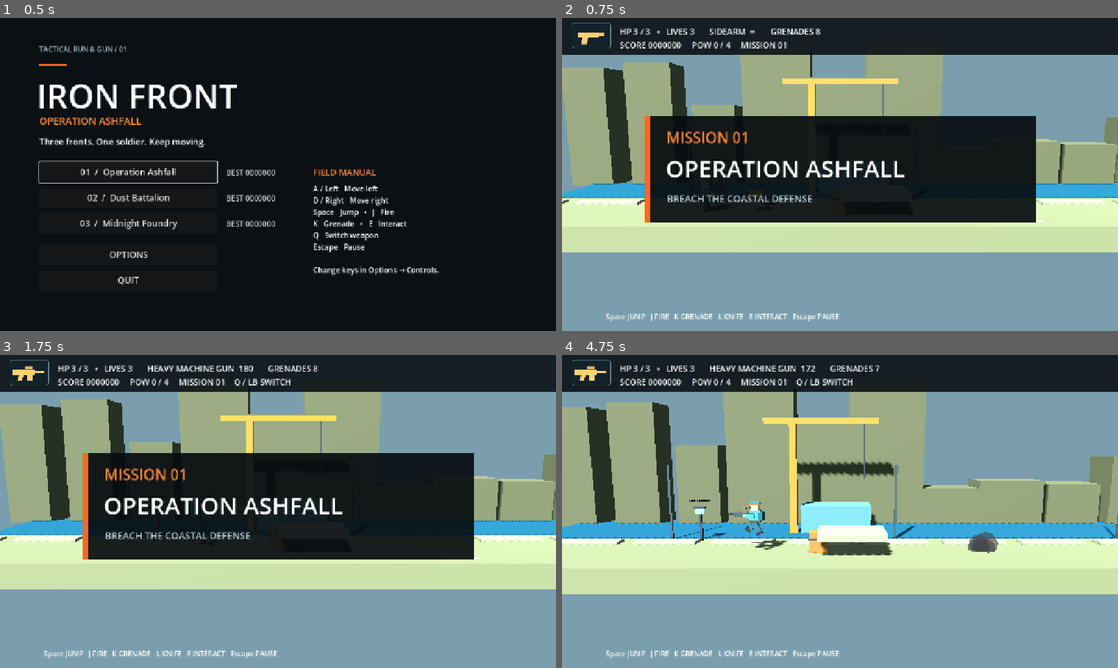
Above: before the commit, frames 1-4 (two rows, left to right).
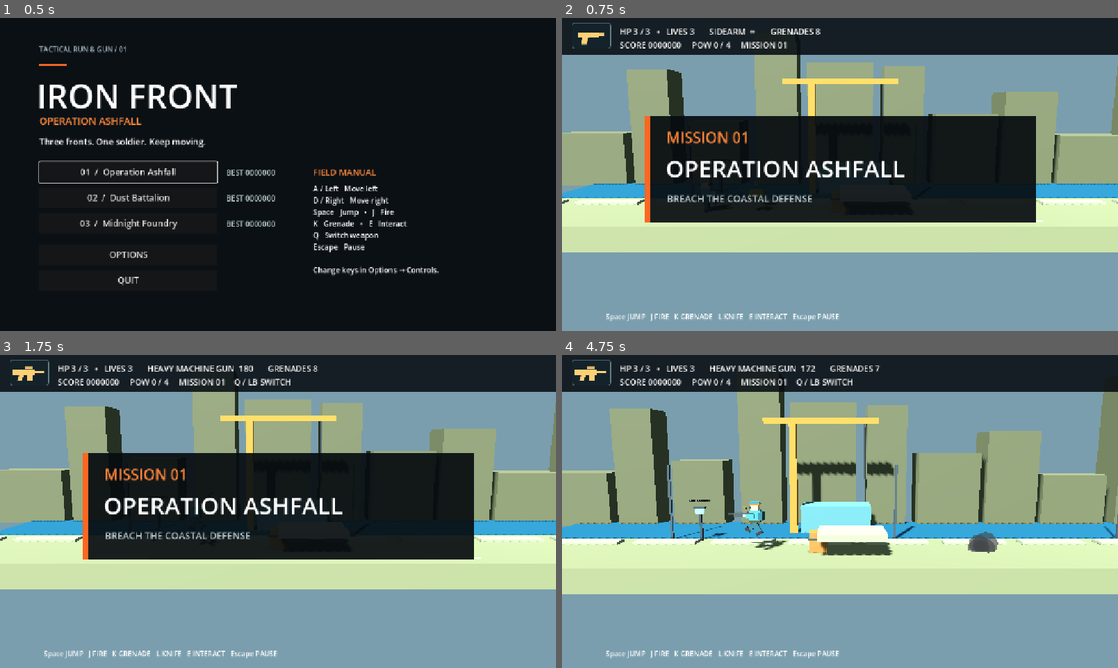
Above: after the commit, the same moments.

Repository: GEEGEEGOOGOO/Iron-Front-
Game: Godot game, scene res://scenes/main.tscn
The game is run twice, just before and just after one commit, with the same random seed, the same clock (stepped at 60 frames per second) and the same inputs.
Inputs (mouse positions are in pixels of both pictures, inside the frame that each line leads up to):
- Up to frame 1 (0.5 s): no input
- Up to frame 2 (0.75 s): click "01 / Operation Ashfall" at 0.5 s
- Up to frame 3 (1.75 s): tap Enter at 1.25 s; move the mouse to (400, 495) at 1.27 s; hold D (move_right) from 1.28 s (still down); hold W (aim_up) from 1.28 s (still down); click (400, 495) at 1.42 s; tap Space (jump) at 1.52 s
- Up to frame 4 (4.75 s): move the mouse to (728, 527) at 2.02 s; release D (move_right) at 2.03 s; release W (aim_up) at 2.03 s; hold Down 2.03-2.78 s; tap S (crouch) at 2.1 s; tap Space (jump) at 2.27, 3.77, 4.52 s; move the mouse to (895, 442) at 2.77 s; hold D (move_right) 2.78-3.53 s; hold J (fire) 2.78-3.53 s; move the mouse to (812, 574) at 3.52 s; hold Up 3.53-4.28 s; tap K (fire_secondary) at 3.6 s; click (812, 574) at 3.67 s; move the mouse to (1006, 558) at 4.27 s; hold A (move_left) from 4.28 s (still down); tap E (interact) at 4.35 s

Frame 1 is identical in both runs. In frame 2, 8.5% of the frame differs, in the area x 0-100%, y 11-54%; in frame 3, 8.5%; in frame 4, 13%.

Commit message:
Keep mission backdrops repeatable

Diff:
--- a/scripts/levels/level.gd
+++ b/scripts/levels/level.gd
@@ -61,10 +61,13 @@
 	add_child(sun)
 	platform(Vector3(data.length * 0.5, -0.7, 0), Vector3(data.length + 20, 1.4, 7), data.ground_color)
 	build_theme_ground()
+	var backdrop_random := RandomNumberGenerator.new()
+	backdrop_random.seed = 1009 + GameManager.mission * 10007
 	for i in range(-2, 28):
 		var x := i * 5.0
-		var height := randf_range(3, 12)
-		ModelFactory.box(self, Vector3(randf_range(3, 6), height, 3), Vector3(x, height / 2 - 0.1, -10), data.ground_color.darkened(0.27))
+		var height := backdrop_random.randf_range(3, 12)
+		var backdrop := ModelFactory.box(self, Vector3(backdrop_random.randf_range(3, 6), height, 3), Vector3(x, height / 2 - 0.1, -10), data.ground_color.darkened(0.27))
+		backdrop.name = "BackdropBlock%d" % i
 		ModelFactory.box(self, Vector3(4, 0.2, 1), Vector3(x, 0.08, -2), data.ground_color.lightened(0.12))
 		if i % 3 == 0:
 			ModelFactory.box(self, Vector3(0.15, 5, 0.15), Vector3(x, 2.5, -3), Color(0.18, 0.22, 0.24))
--- a/tests/scene_regression.gd
+++ b/tests/scene_regression.gd
@@ -7,6 +7,7 @@
 func _ready() -> void:
 	call_deferred("run")
 func run() -> void:
+	var first_backdrop_size := Vector3.ZERO
 	for mission in 3:
 		var entry = load("res://scenes/levels/mission_%d.tscn" % (mission + 1)).instantiate()
 		add_child(entry)
@@ -23,6 +24,9 @@
 		check(is_equal_approx(entry.level.tank.position.x, entry.level.data.tank_position.x), "Tank must use the mission X placement")
 		check(entry.level.boss_prisoner.position == entry.level.data.commander_position, "Commander must use the mission placement")
 		check(entry.level.data.supply_positions.size() == entry.level.data.supply_kinds.size(), "Supply positions and kinds must match")
+		var backdrop := entry.level.get_node("BackdropBlock-2") as MeshInstance3D
+		if mission == 0:
+			first_backdrop_size = (backdrop.mesh as BoxMesh).size
 		if mission != 1:
 			var ground_detail_name := "CoastalWater" if mission == 0 else "FoundryChannel"
 			var ground_detail := entry.level.get_node_or_null(ground_detail_name) as MeshInstance3D
@@ -42,6 +46,14 @@
 		remove_child(entry)
 		entry.queue_free()
 		await get_tree().process_frame
+	var replay = load("res://scenes/levels/mission_1.tscn").instantiate()
+	add_child(replay)
+	await get_tree().create_timer(0.15).timeout
+	var replay_backdrop := replay.level.get_node("BackdropBlock-2") as MeshInstance3D
+	check((replay_backdrop.mesh as BoxMesh).size == first_backdrop_size, "Mission background geometry must repeat between launches")
+	replay.quit_to_menu()
+	remove_child(replay)
+	replay.queue_free()
 	print("SCENE REGRESSION ", "PASS" if failures == 0 else "FAIL")
 	await get_tree().create_timer(0.15).timeout
 	get_tree().quit(0 if failures == 0 else 1)
Not shown, changed: docs/progress.md
